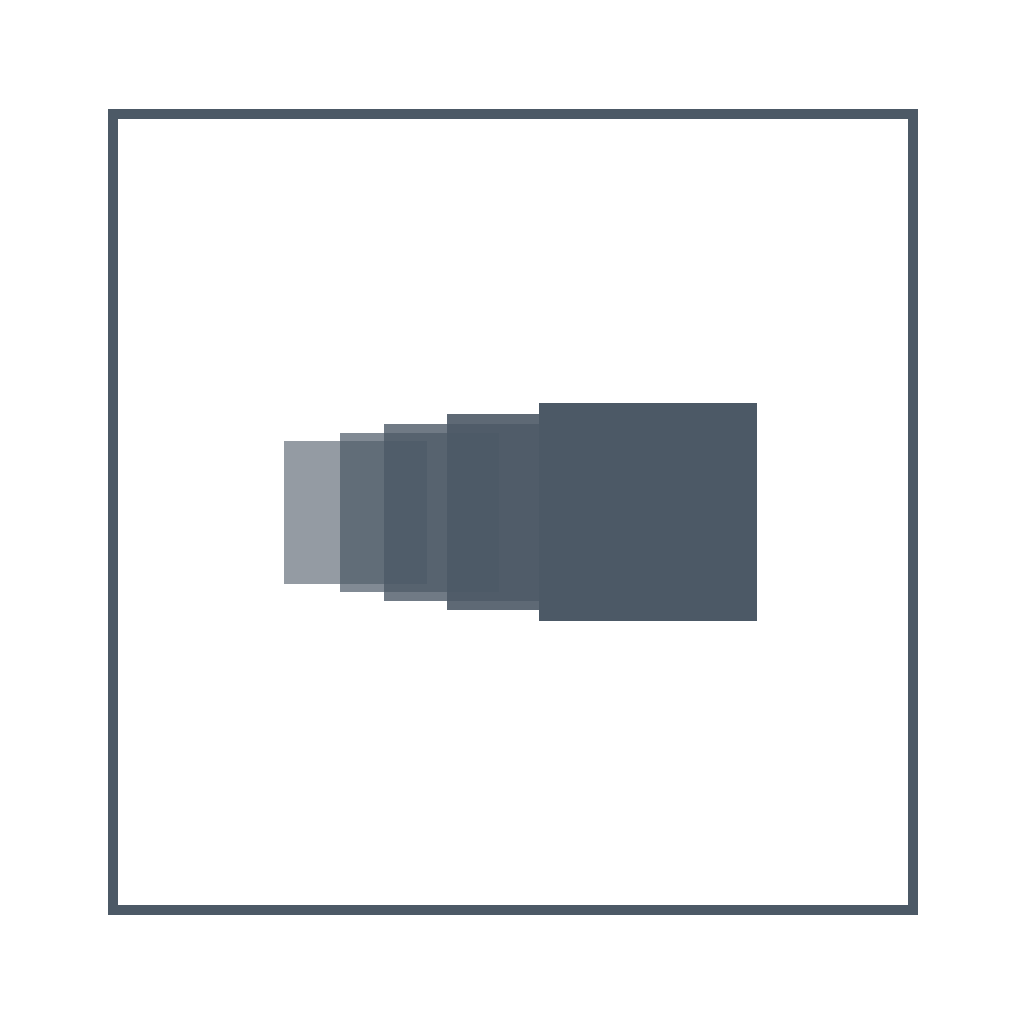
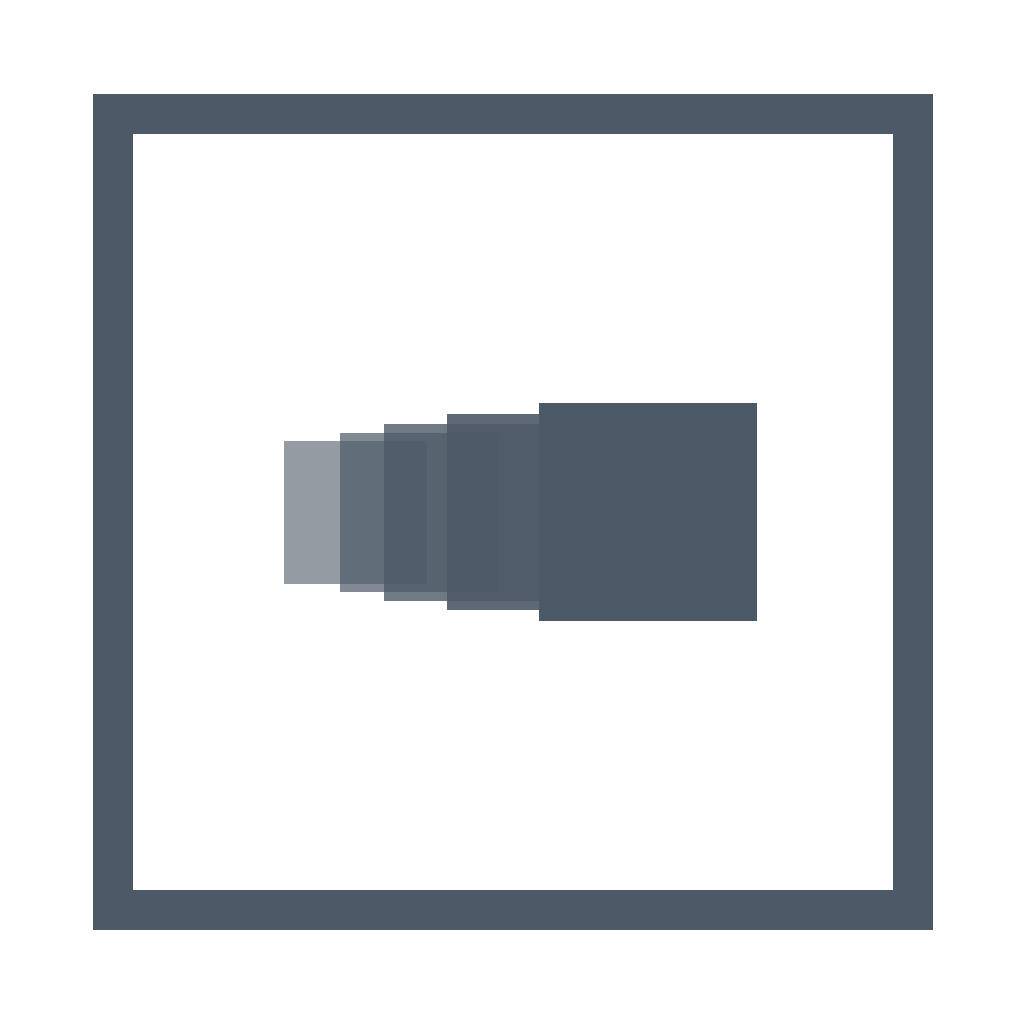
Comparing the layer stacks of the two (1024, 1024) images. Changes:
painted on "Background" over [118, 119, 908, 905]
